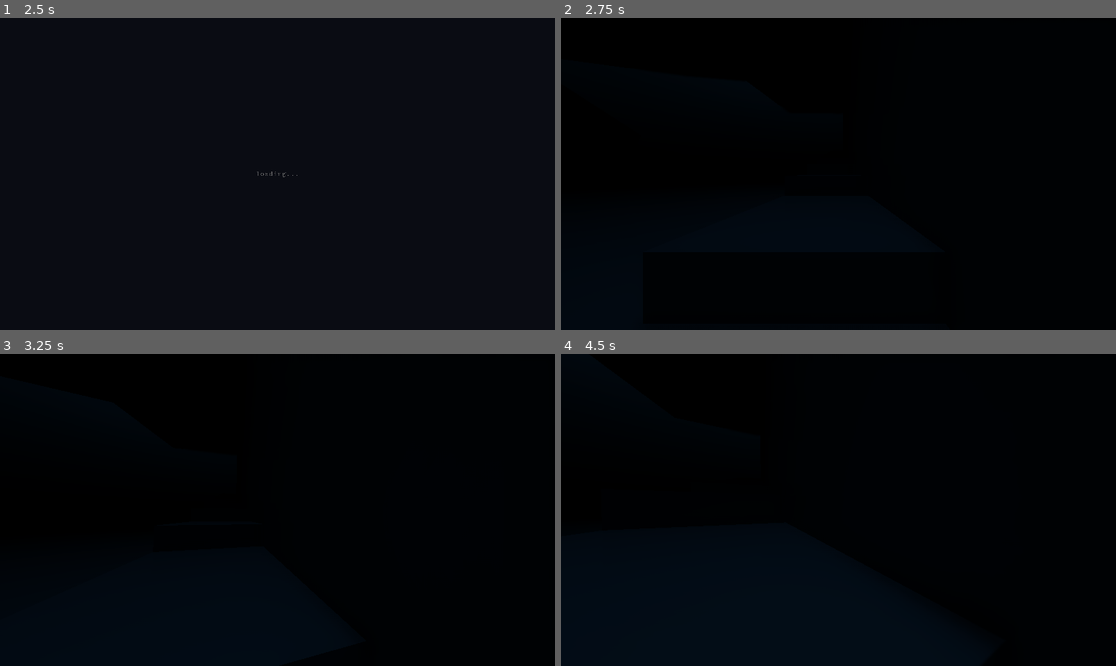
Above: before the commit, frames 1-4 (two rows, left to right).
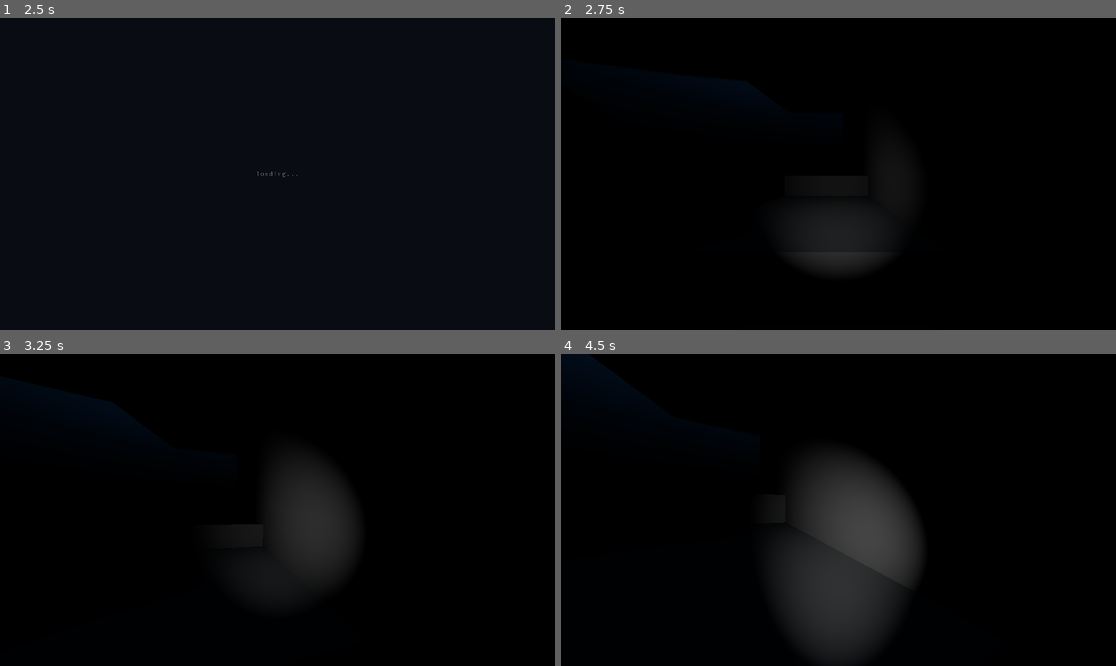
Above: after the commit, the same moments.

Repository: Zafuzi/DiverDash
Game: Godot game, scene res://scenes/main_menu.tscn
The game is run twice, just before and just after one commit, with the same random seed, the same clock (stepped at 60 frames per second) and the same inputs.
Inputs (mouse positions are in pixels of both pictures, inside the frame that each line leads up to):
- Up to frame 1 (2.5 s): click "play" at 0.5 s; move the mouse to (305, 174) at 1.27 s; press the mouse at (305, 174) at 1.28 s; hold W (move_forward) from 1.28 s (still down); tap Space (jump) at 1.52, 2.27 s; tap Enter at 2 s; move the mouse to (249, 174) at 2.02 s; release the mouse at (249, 174) at 2.03 s; tap Shift (run) at 2.1 s
- Up to frame 2 (2.75 s): keep holding W (move_forward)
- Up to frame 3 (3.25 s): keep holding W (move_forward); move the mouse to (288, 503) at 2.77 s; press the mouse at (288, 503) at 2.78 s
- Up to frame 4 (4.5 s): keep holding W (move_forward); move the mouse to (832, 516) at 3.52 s; release the mouse at (832, 516) at 3.53 s; tap Shift (run) at 3.6 s; tap Space (jump) at 3.77, 4.25 s; move the mouse to (877, 513) at 4.27 s; press the mouse at (877, 513) at 4.28 s

Frame 1 is identical in both runs. In frame 2, 1.6% of the frame differs, in the area x 41-59%, y 63-81%; in frame 3, 4.1%; in frame 4, 11%, in the area x 40-65%, y 33-95%.

Commit message:
* added global scene tracker * simplified dummies

Diff:
--- a/default_env.tres
+++ b/default_env.tres
@@ -1,9 +1,9 @@
 [gd_resource type="Environment" load_steps=2 format=2]
 
 [sub_resource type="ProceduralSky" id=1]
-sky_top_color = Color( 0.00784314, 0.0470588, 0.0705882, 1 )
+sky_top_color = Color( 0.0509804, 0.180392, 0.258824, 1 )
 sky_horizon_color = Color( 0, 0, 0, 1 )
-sky_curve = 1.44
+sky_curve = 2.68713
 ground_bottom_color = Color( 0, 0, 0, 1 )
 ground_horizon_color = Color( 0, 0, 0, 1 )
 ground_curve = 0.0672719
@@ -21,12 +21,10 @@
 fog_color = Color( 0, 0, 0, 1 )
 fog_sun_color = Color( 0, 0, 0, 1 )
 fog_depth_begin = 0.0
-fog_depth_curve = 0.25
+fog_depth_curve = 0.00866855
 tonemap_mode = 2
 tonemap_exposure = 3.36
 tonemap_white = 6.43
-ss_reflections_enabled = true
-ssao_enabled = true
 dof_blur_far_enabled = true
 dof_blur_far_distance = 100.0
 dof_blur_near_enabled = true
--- a/nodes/Dummy.tscn
+++ b/nodes/Dummy.tscn
@@ -8,16 +8,8 @@
 [sub_resource type="CapsuleMesh" id=2]
 radius = 0.5
 
-[sub_resource type="CubeMesh" id=3]
-size = Vector3( 1, 0.2, 1 )
-
-[sub_resource type="CubeMesh" id=4]
-size = Vector3( 0.5, 0.5, 0.5 )
-
-[sub_resource type="CubeMesh" id=5]
-size = Vector3( 0.5, 0.1, 0.5 )
-
 [node name="Dummy" type="Spatial" groups=["dummy"]]
+transform = Transform( 1, 0, 0, 0, 1, 0, 0, 0, 1, 0, 1, 0 )
 script = ExtResource( 1 )
 
 [node name="KinematicBody" type="KinematicBody" parent="."]
@@ -26,24 +18,14 @@
 transform = Transform( 1, 0, 0, 0, -4.37114e-08, -1, 0, 1, -4.37114e-08, 0, 0, 0 )
 shape = SubResource( 1 )
 
+[node name="SpotLight" type="SpotLight" parent="KinematicBody"]
+transform = Transform( 1, 0, 0, 0, 1, 0, 0, 0, 1, 0, 0.0616647, 0 )
+spot_range = 20.0
+spot_angle = 30.0
+
 [node name="MeshInstance" type="MeshInstance" parent="KinematicBody"]
 transform = Transform( 1, 0, 0, 0, -4.37114e-08, -1, 0, 1, -4.37114e-08, 0, 0, 0 )
 mesh = SubResource( 2 )
-material/0 = null
-
-[node name="MeshInstance2" type="MeshInstance" parent="KinematicBody"]
-transform = Transform( 1, 0, 0, 0, 1, 0, 0, 0, 1, 0, 0.836994, 0 )
-mesh = SubResource( 3 )
-material/0 = null
-
-[node name="MeshInstance3" type="MeshInstance" parent="KinematicBody"]
-transform = Transform( 1, 0, 0, 0, 1, 0, 0, 0, 1, 0, 1.10724, 0 )
-mesh = SubResource( 4 )
-material/0 = null
-
-[node name="MeshInstance4" type="MeshInstance" parent="KinematicBody"]
-transform = Transform( 1, 0, 0, 0, 1, 0, 0, 0, 1, 0, 0.859, -0.567194 )
-mesh = SubResource( 5 )
 material/0 = null
 
 [node name="Timer" type="Timer" parent="."]
--- a/nodes/player.tscn
+++ b/nodes/player.tscn
@@ -22,4 +22,9 @@
 fov = 90.0
 far = 1000.0
 
+[node name="SpotLight" type="SpotLight" parent="pivot"]
+transform = Transform( 1, 0, 0, 0, 1, 0, 0, 0, 1, 0, -0.5, 0 )
+spot_range = 20.0
+spot_angle = 30.0
+
 [node name="pause_menu" parent="." instance=ExtResource( 2 )]
--- a/project.godot
+++ b/project.godot
@@ -25,6 +25,7 @@
 loader="*res://nodes/loader.tscn"
 fullscreen="*res://nodes/fullscreen.tscn"
 piper="*res://scripts/piperSocket.gd"
+G="*res://scripts/G.gd"
 
 [display]
 
--- a/scenes/level_001.tscn
+++ b/scenes/level_001.tscn
@@ -9,6 +9,7 @@
 [node name="level_001" type="Spatial"]
 
 [node name="level_001" type="MeshInstance" parent="."]
+use_in_baked_light = true
 mesh = ExtResource( 1 )
 material/0 = null
 material/1 = null
--- a/scenes/main_menu.tscn
+++ b/scenes/main_menu.tscn
@@ -73,7 +73,6 @@
 margin_bottom = 54.0
 text = "play"
 script = ExtResource( 5 )
-start_scene = "level_001"
 
 [node name="quit_button" parent="Control/VBoxContainer" instance=ExtResource( 3 )]
 margin_left = 0.0
--- /dev/null
+++ b/scripts/G.gd
@@ -0,0 +1,4 @@
+extends Node
+
+var next_level 		= "level_001"
+var current_level 	= "level_001"
--- a/scripts/loader.gd
+++ b/scripts/loader.gd
@@ -63,6 +63,4 @@
 	fade_out()
 
 func reload_scene():
-	var root = get_tree().get_root()
-	current_scene = root.get_child(root.get_child_count() -1)
-	goto_scene(current_scene.get_name())
+	goto_scene(G.current_level)
--- a/scripts/piperSocket.gd
+++ b/scripts/piperSocket.gd
@@ -101,7 +101,7 @@
 			d.dummy_id = data.sender_key
 			d.current_pos = dummy_pos
 			d.rotation = dummy_rot
-			get_tree().get_current_scene().add_child(d)
+			get_node("/root").add_child(d)
 
 func _process(delta):
 	if ws:
--- a/scripts/play_button.gd
+++ b/scripts/play_button.gd
@@ -1,7 +1,5 @@
 extends Control
-
-export var start_scene = "test"
 
 func _play_game():
 	Input.set_mouse_mode(Input.MOUSE_MODE_CAPTURED)
-	loader.goto_scene(start_scene)
+	loader.goto_scene(G.next_level)
Not shown: 1 places in nodes/Dummy.tscn that only renumber resources
